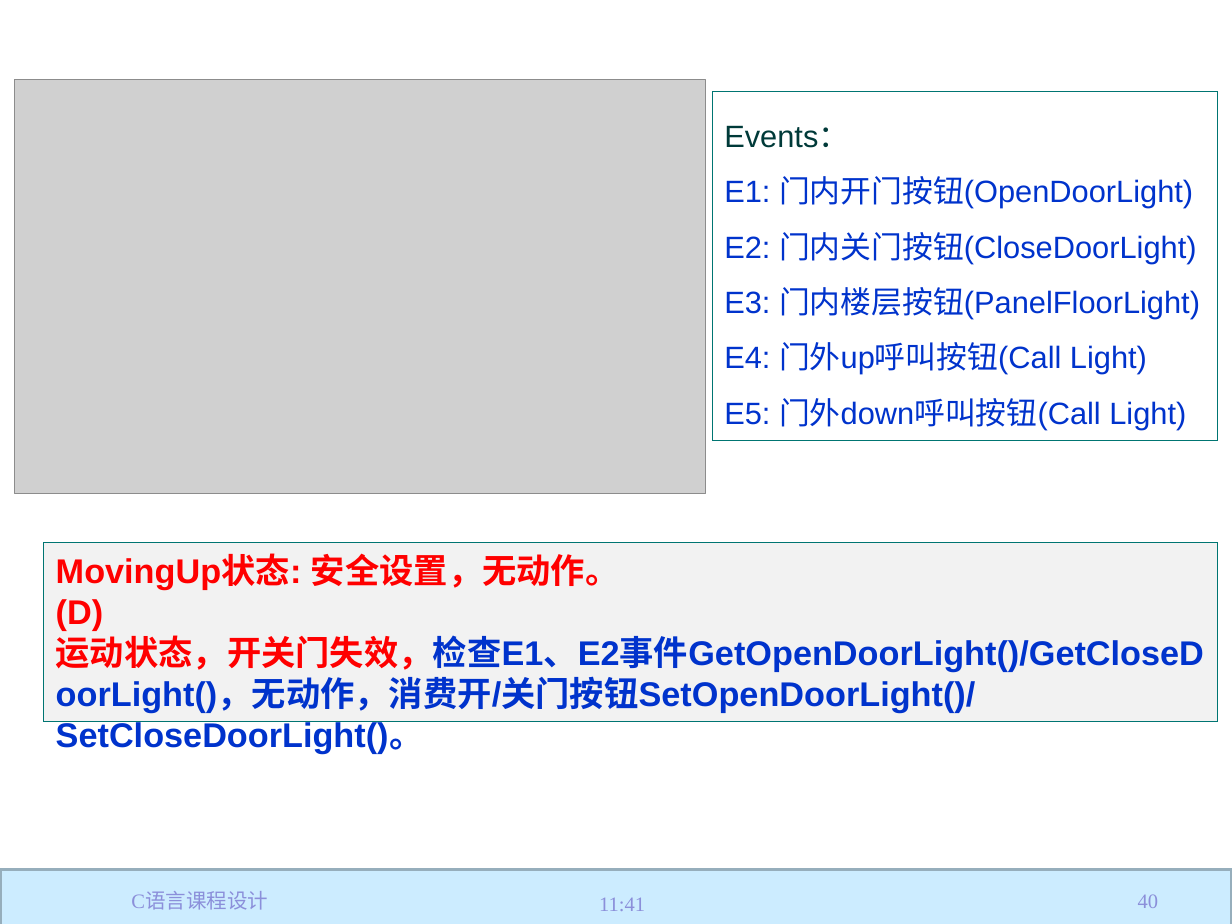
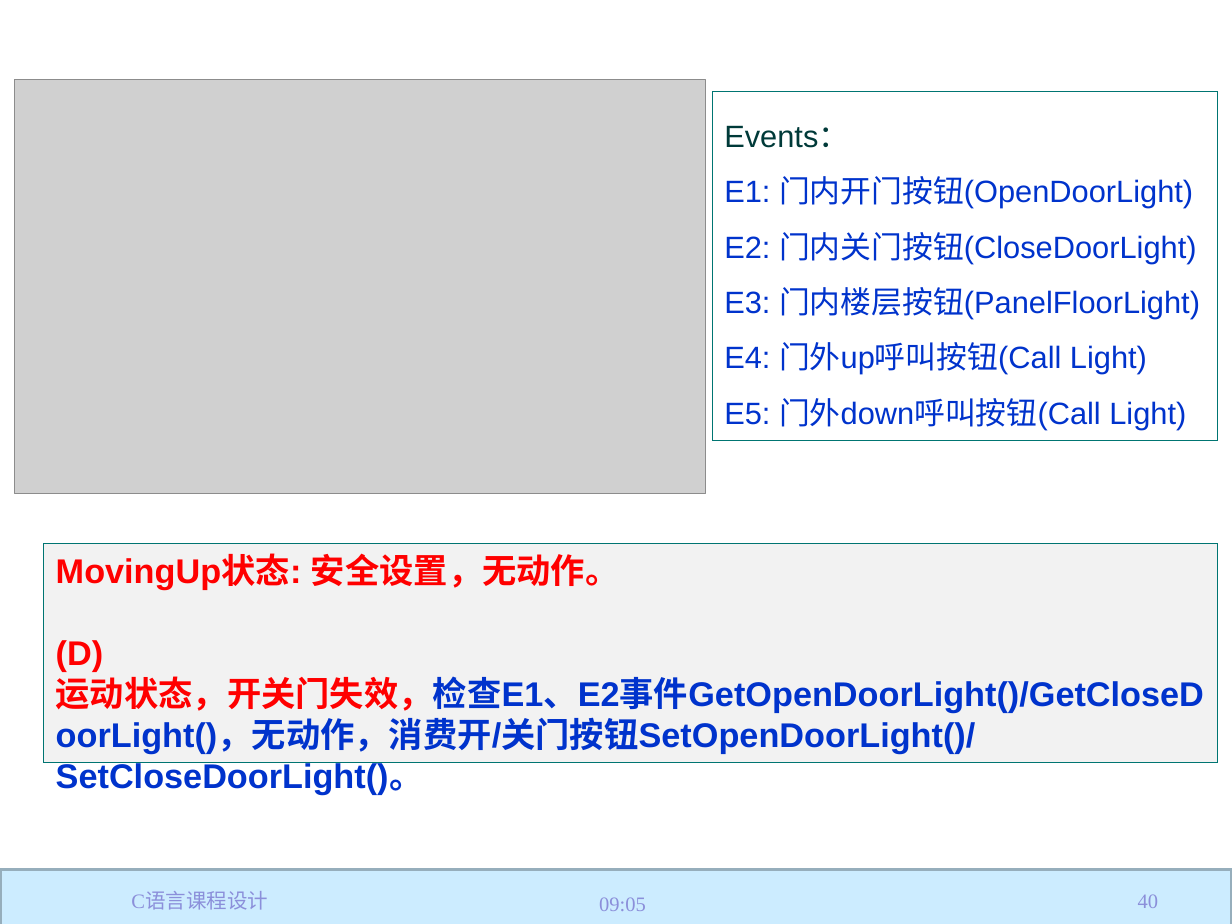
Before and after one commit to jtrfid/C-Repositories, a slide deck: slide 40 of 2017/C语言课程设计/C语言课程设计.pptx. Drawn at 1232x924 pixels with LibreOffice and Linux fonts; fonts in the diff are those of the drawing; grey boxes stand for pictures; background and template pictures are left out. Boxes give left, top, right and bottom in pixels: in the first picture for what was removed or moved away, otherwise in the second. Text is boxed around its words. In the diff, an @@ line names an element or a change of style, - is before the commit and + after.

```diff
--- a/2017/C语言课程设计/C语言课程设计.pptx
+++ b/2017/C语言课程设计/C语言课程设计.pptx
@@ rectangle "MovingUp状态: 安全设置，无动作。": place and size @@
-rectangle "MovingUp状态: 安全设置，无动作。" at [43,543,1217,722]
+rectangle "MovingUp状态: 安全设置，无动作。" at [43,543,1217,763]
@@ text at [599,897,646,911]: text changed @@
-11:41
+09:05
```
Also in this commit, not shown: 56 other slides changed, 4 other files.
